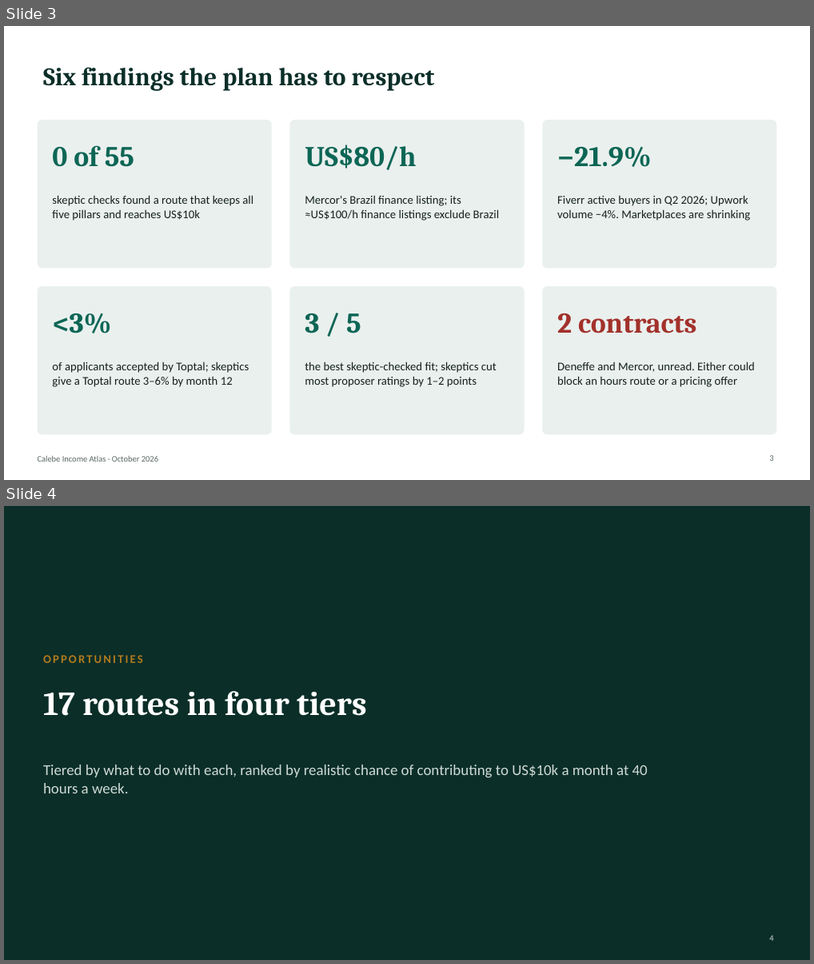
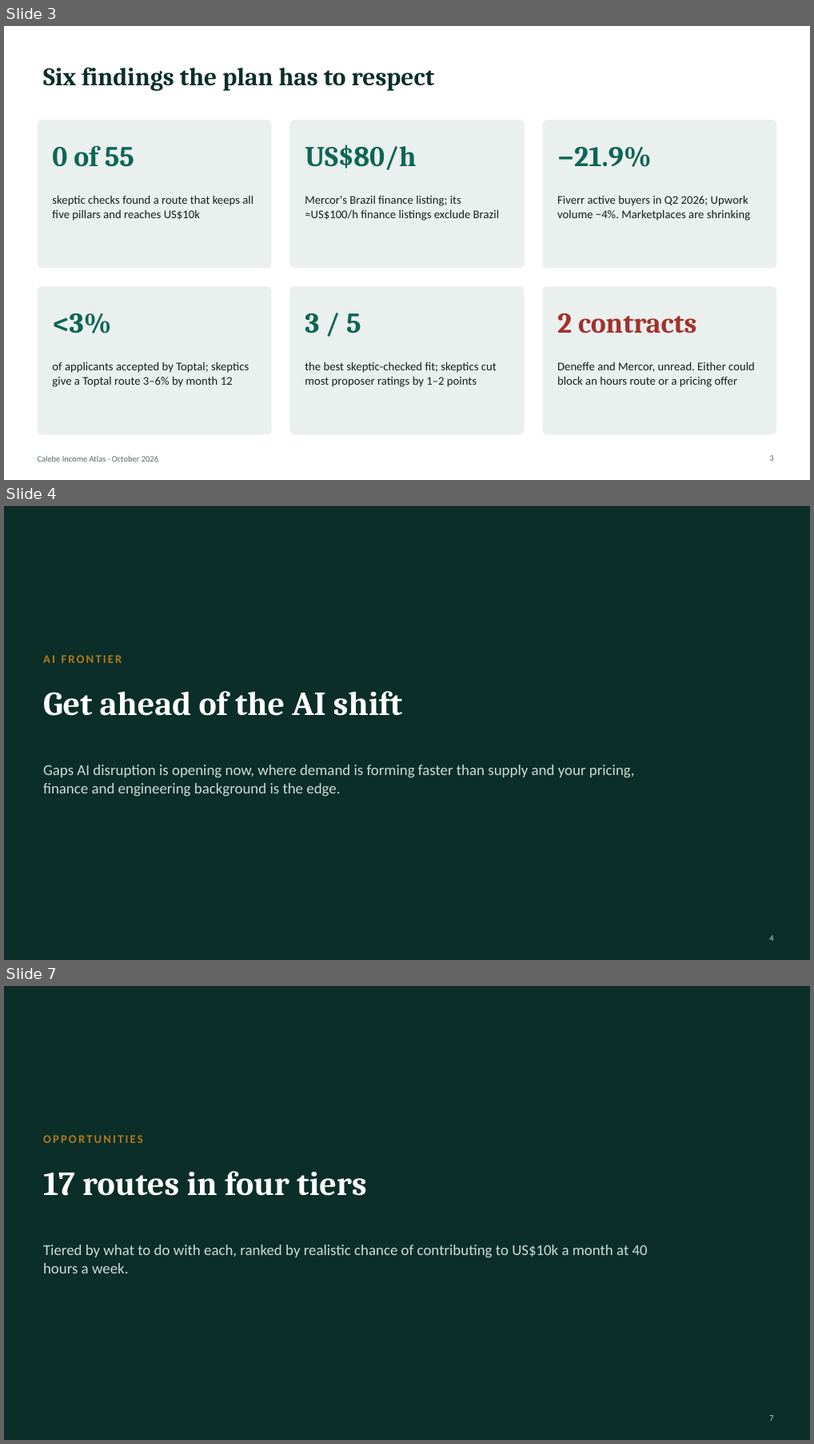
Before and after one commit to algarcalebe-web/legendary-bassoon, a slide deck: research/Calebe_Income_Atlas.pptx. Shown one above the other, each under a label of ours: slides 3 and 4 before the commit, slides 3, 4 and 7 after it; the slides between them are not shown. The pictures are 814x964 and 814x1444 pixels, drawn with LibreOffice and Linux fonts; fonts in the diff are those of the drawing. Boxes give left, top, right and bottom in pixels: in the first picture for what was removed or moved away, otherwise in the second. Text is boxed around its words. In the diff, an @@ line names an element or a change of style, - is before the commit and + after.

```diff
--- a/research/Calebe_Income_Atlas.pptx
+++ b/research/Calebe_Income_Atlas.pptx
@@ slide 4 added at [4, 506, 810, 960], background #0B2E28 @@
@@ text added at [43, 655, 122, 663], 14 pt, text #B07A1E, bold @@
+AI FRONTIER
@@ title added at [43, 691, 402, 716], 40 pt, text #FFFFFF, bold @@
+Get ahead of the AI shift
@@ text added at [43, 764, 635, 796], 18 pt, text #CFDAD5 @@
+Gaps AI disruption is opening now, where demand is forming faster than supply and your pricing, finance and engineering background is the edge.
@@ page number added at [770, 935, 774, 940], 10 pt, text #CFDAD5 @@
+4
@@ what was slide 4 is now slide 7 @@
@@ page number at [770, 1415, 774, 1420]: text changed @@
-4
+7
```
Also in this commit, not shown: 4 slides changed, 2 other slides added, 2 other files.
